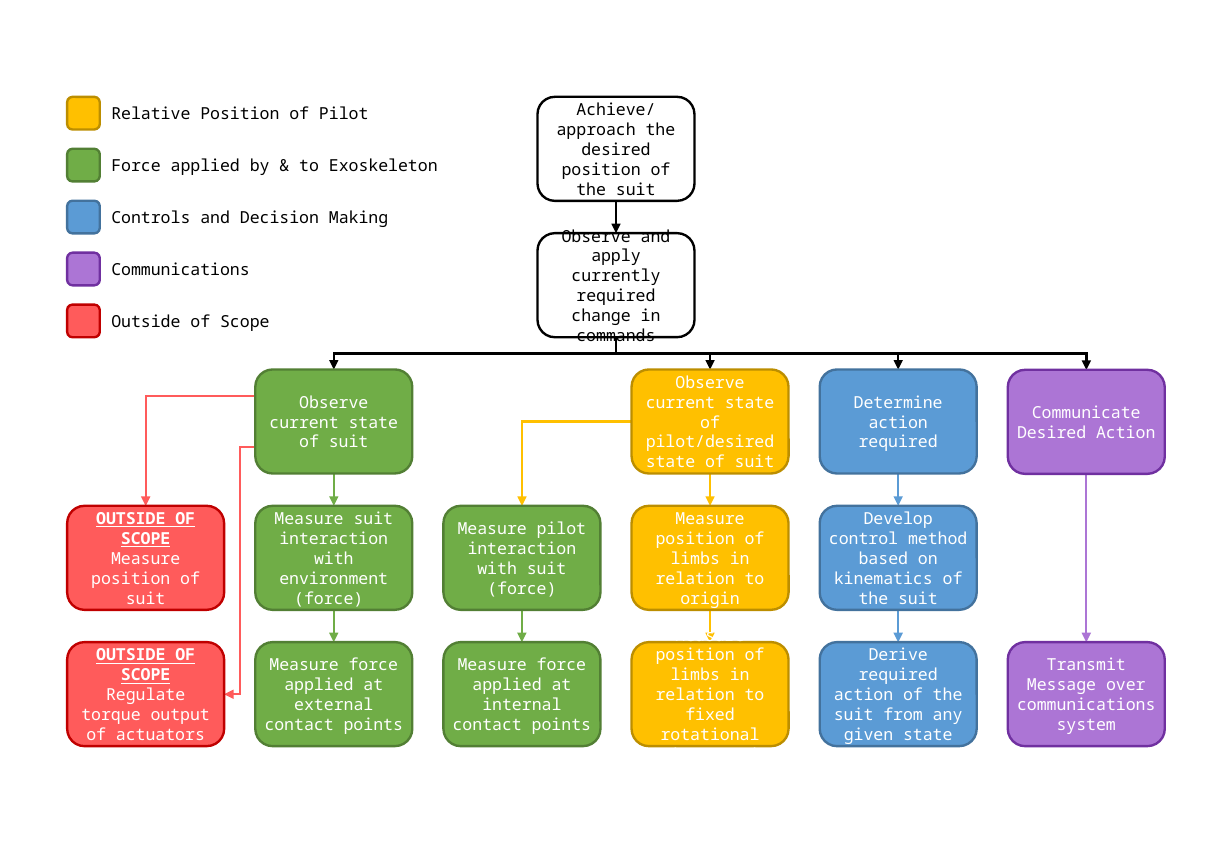
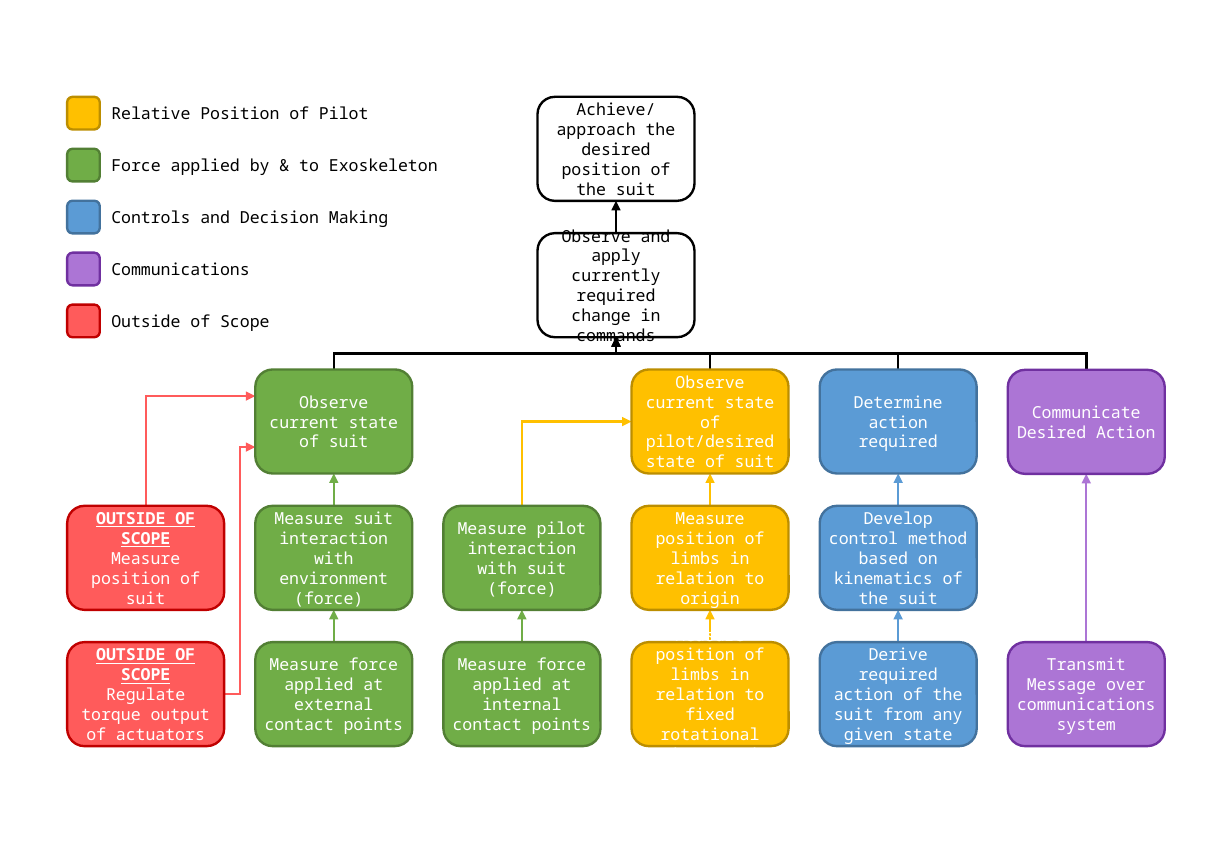
Before and after one commit to samuelwilliams413/METR4901, a slide deck: slide 1 of Documentation/FuncDecomp.pptx. Drawn at 1232x853 pixels with LibreOffice and Linux fonts; fonts in the diff are those of the drawing. Boxes give left, top, right and bottom in pixels: in the first picture for what was removed or moved away, otherwise in the second. Text is boxed around its words. In the diff, an @@ line names an element or a change of style, - is before the commit and + after.

```diff
--- a/Documentation/FuncDecomp.pptx
+++ b/Documentation/FuncDecomp.pptx
@@ arrow (617, 201) - (617, 233): arrowheads changed @@
@@ elbow arrow (617, 338) - (334, 370): arrowheads changed @@
@@ elbow arrow (617, 338) - (710, 370): arrowheads changed @@
@@ elbow arrow (617, 338) - (899, 370): arrowheads changed @@
@@ elbow arrow (617, 338) - (1086, 370): arrowheads changed @@
@@ elbow arrow (255, 396) - (146, 506): arrowheads changed @@
@@ elbow arrow (255, 447) - (224, 694): arrowheads changed @@
@@ elbow arrow (631, 422) - (522, 506): arrowheads changed @@
@@ arrow (334, 473) - (334, 506): arrowheads changed @@
@@ arrow (710, 473) - (710, 506): arrowheads changed @@
@@ arrow (899, 473) - (899, 506): arrowheads changed @@
@@ arrow (1086, 474) - (1086, 643): arrowheads changed @@
@@ arrow (334, 610) - (334, 643): arrowheads changed @@
@@ arrow (522, 610) - (522, 643): arrowheads changed @@
@@ arrow (710, 610) - (710, 643): arrowheads changed @@
@@ arrow (899, 610) - (899, 643): arrowheads changed @@
```
Also in this commit, not shown: 1 other slide changed, 2 other files.
